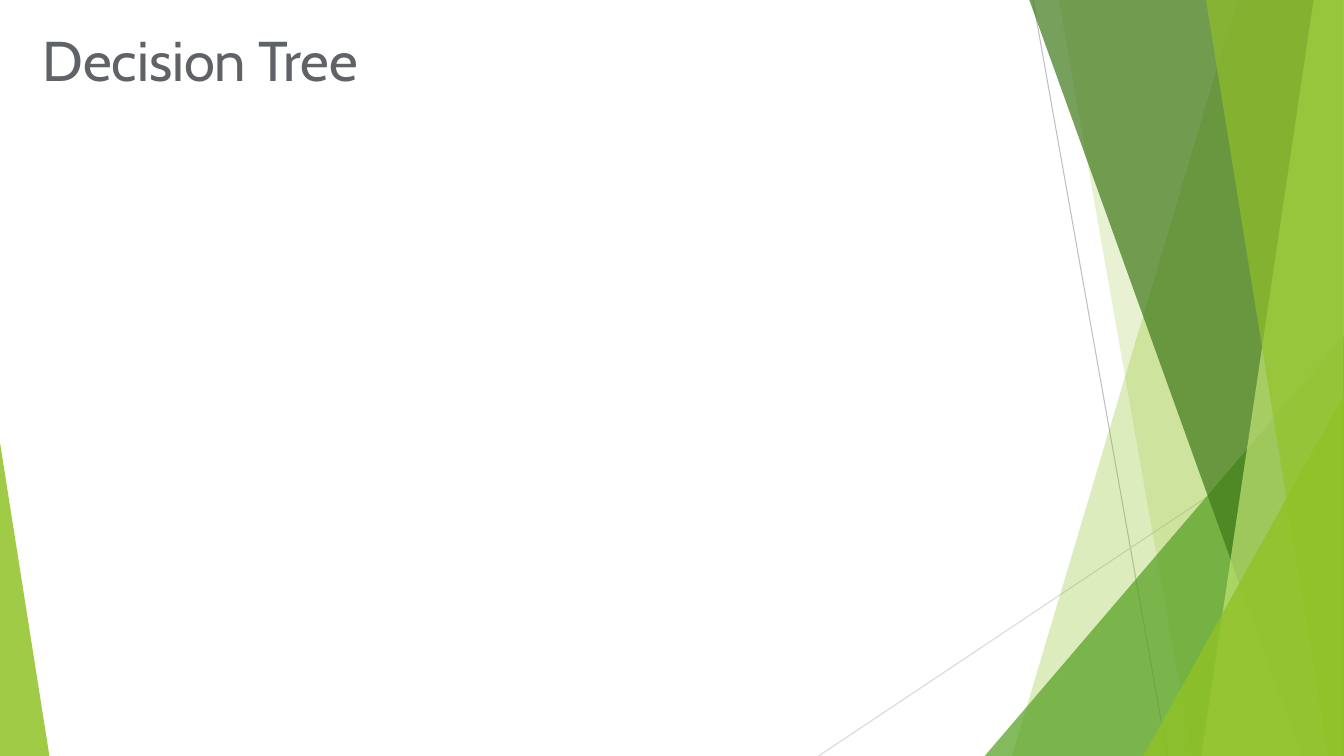
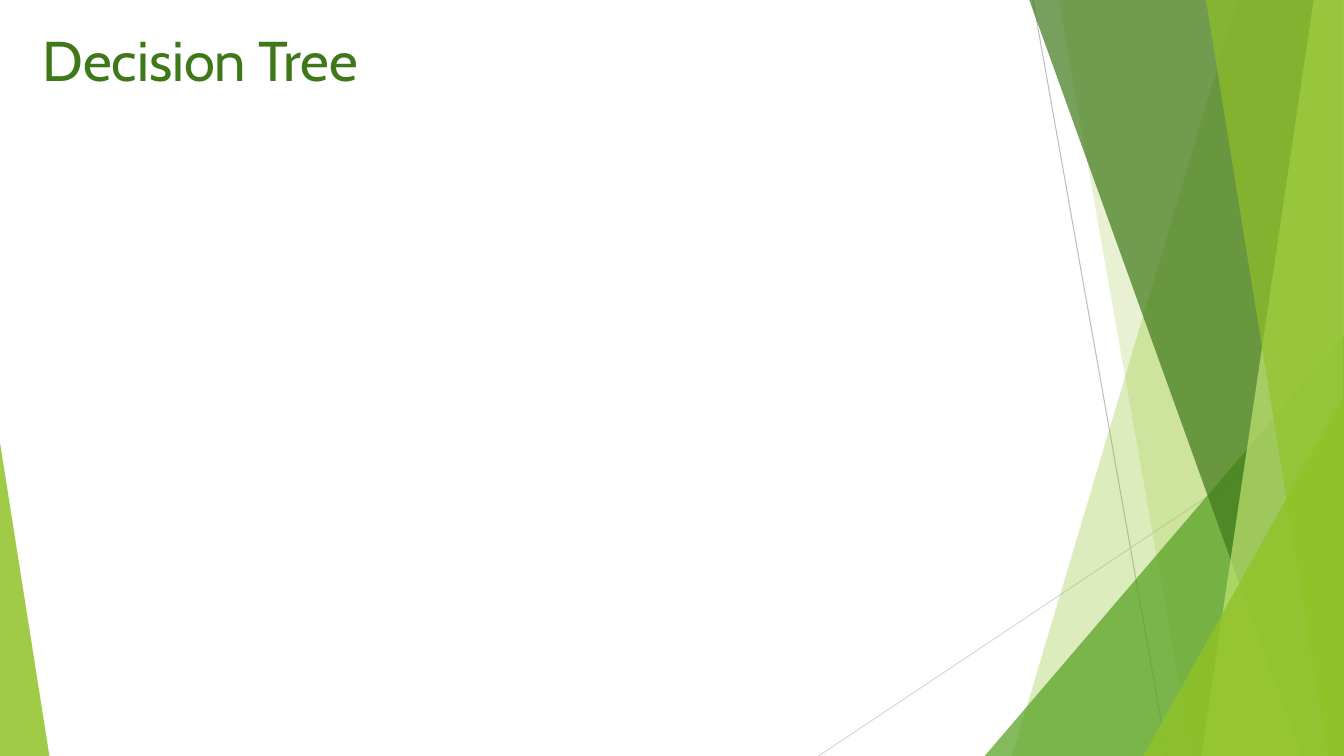
Before and after one commit to Dforouzanfar/Statistical_Learning, a slide deck: slide 8 of Statistical Learning.pptx. Drawn at 1344x756 pixels with LibreOffice and Linux fonts; fonts in the diff are those of the drawing; background and template pictures are left out. Boxes give left, top, right and bottom in pixels: in the first picture for what was removed or moved away, otherwise in the second. Text is boxed around its words. In the diff, an @@ line names an element or a change of style, - is before the commit and + after.

```diff
--- a/Statistical Learning.pptx
+++ b/Statistical Learning.pptx
@@ text "Decision Tree" at bbox=[43, 41, 358, 82]: text colour #5F6368 to #3F7819 @@
```
Also in this commit, not shown: 9 other slides changed, 5 slides added, 2 slides removed, 1 other file.
